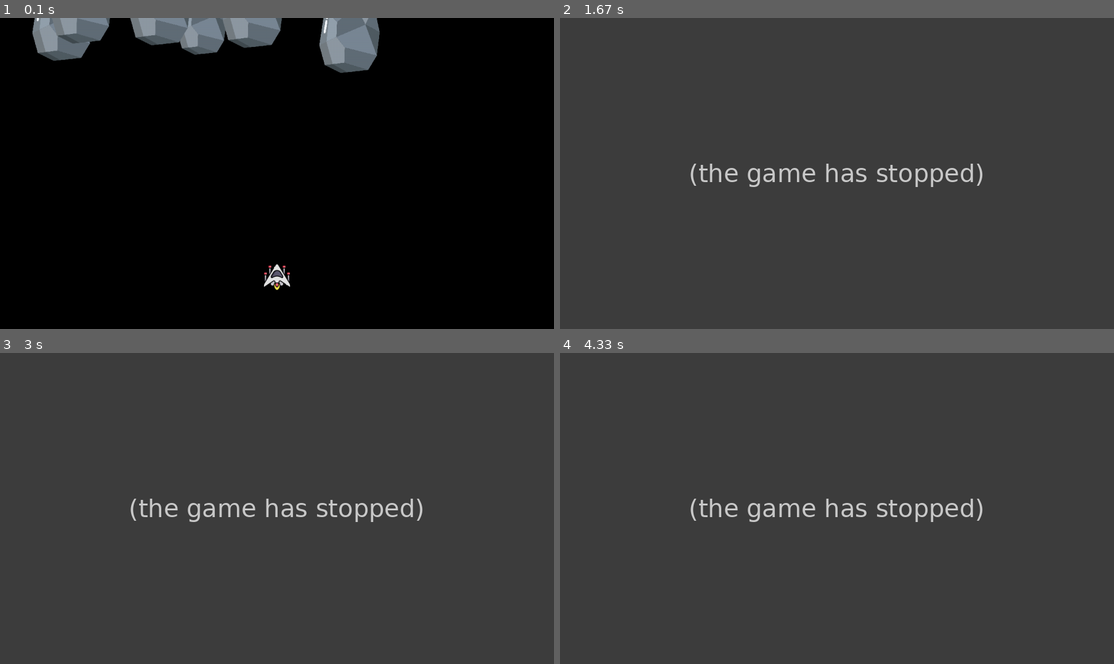
Above: before the commit, frames 1-4 (two rows, left to right).
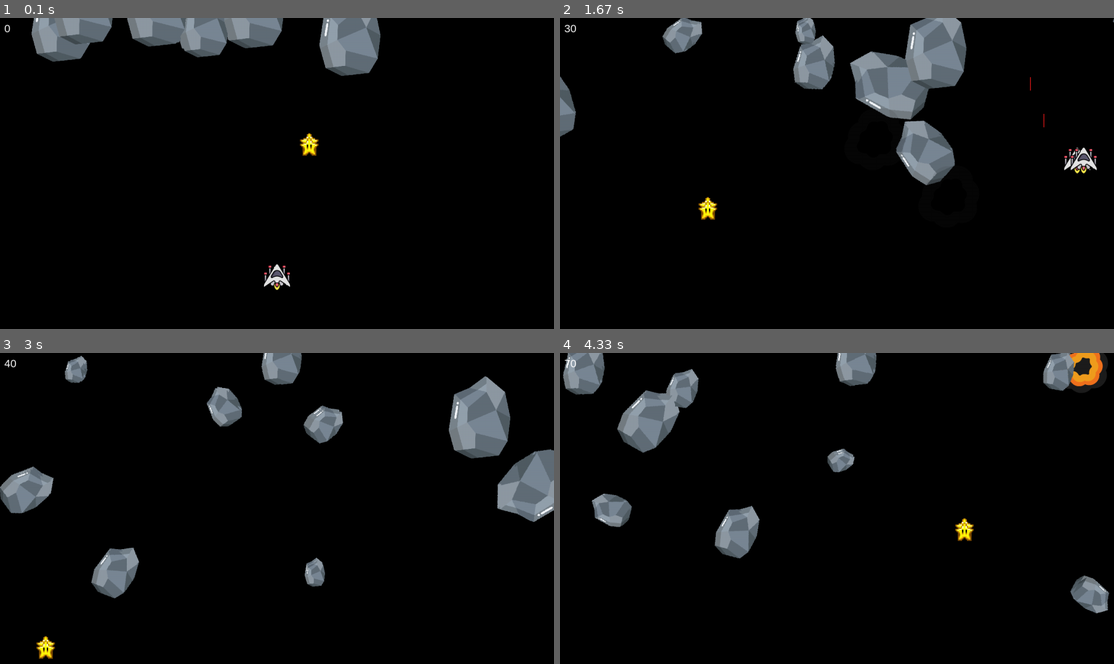
Above: after the commit, the same moments.

Repository: Etrabalance/pygame
Game: pygame game, started from moon/37.py
Two runs of this game, one before a commit and one after it. Both use one fixed random seed, a clock stepped at 60 frames per second and the inputs below.
Inputs:
- Up to frame 1 (0.1 s): no input
- Up to frame 2 (1.67 s): tap Space at 0.33, 0.73, 1.03, 1.23, 1.57 s; hold D 0.67-1.13 s; hold W 1.17-1.47 s; hold D from 1.5 s (still down)
- Up to frame 3 (3 s): tap Space at 1.87, 2.63, 2.97 s; release D at 1.97 s; hold S 2.57-2.87 s; hold A from 2.9 s (still down)
- Up to frame 4 (4.33 s): tap Space at 3.27, 3.4, 3.8, 4.1 s; release A at 3.3 s; hold W 3.33-3.7 s; hold D from 3.73 s (still down)

The runs differ from the first frame. In frame 1, 1.3% of the frame differs, in the area x 0-69%, y 0-81%; in frame 2, 100%; in frame 3, 100%; in frame 4, 100%, in the area x 0-100%, y 0-100%.
Before the commit the program exited at 1.2 s; later frames show no game.

Commit message:
Add files via upload
s c sdfghzdyujh [dthoyh

Diff:
--- a/moon/37.py
+++ b/moon/37.py
@@ -1,11 +1,22 @@
-from typing import Any
 import pygame, random
 
 
-image_rock = pygame.image.load('C:\\Users\\St2\\Desktop\\Данияр\\stone.png')
+
+
+image_rock = pygame.image.load('moon/stone.png')
 sizes = [[64, 64], [96, 96], [128, 128], [160, 160], [198, 198]]
 rocks = []
-image_laser = pygame.image.load('C:\\Users\\St2\\Desktop\\Данияр\\laser.png')
+image_laser = pygame.image.load('moon/laser.png')
+image_exp = (pygame.image.load('moon/Explosion/regularExplosion00.png'),
+              pygame.image.load('moon/Explosion/regularExplosion01.png'),
+              pygame.image.load('moon/Explosion/regularExplosion02.png'),
+              pygame.image.load('moon/Explosion/regularExplosion03.png'),
+              pygame.image.load('moon/Explosion/regularExplosion04.png'),
+              pygame.image.load('moon/Explosion/regularExplosion05.png'),
+              pygame.image.load('moon/Explosion/regularExplosion06.png'),
+              pygame.image.load('moon/Explosion/regularExplosion07.png'),
+              pygame.image.load('moon/Explosion/regularExplosion08.png'))
+image_star = pygame.image.load('moon/star.png')
 
 for size in sizes:
     rocks.append(pygame.transform.scale(image_rock, size))
@@ -14,16 +25,18 @@
 ekran = pygame.display.set_mode(RES)
 clock = pygame.time.Clock()
 FPS = 60
+
+
 
 running = True
 WHITE = (255, 255, 255)
 RED = (255, 0, 0)
 BLACK = (0, 0, 0)
-
+RECORD = 0
 class Player(pygame.sprite.Sprite,):
     def __init__(self, pose):
         pygame.sprite.Sprite.__init__(self)
-        self.image = pygame.image.load('C:\\Users\\St2\\Desktop\\Данияр\\spaceship.png')
+        self.image = pygame.image.load('moon/spaceship.png')
         self.rect = self.image.get_rect()
         self.speed = 15
         self.shoot_delay = 100
@@ -83,6 +96,22 @@
             coords = coords[0], coords[1] + self.dy
         self.rect.center = coords
 
+class power_up(pygame.sprite.Sprite):
+    def __init__(self):
+        super().__init__()
+        self.image = image_star
+        self.image = pygame.transform.scale(self.image, (50, 50))
+        self.rect = self.image.get_rect()
+        self.rect.center = (random.randint(50, 1230), random.randint(50, 1230))
+        self.speed = 10
+
+    def update(self):
+        self.rect.y += self.speed
+        if self.rect.y >= 720:
+            self.kill()
+        if pygame.sprite.spritecollide(p, Power_up, True,):
+            self.kill()
+
 
 class Rock(pygame.sprite.Sprite):
     def __init__(self):
@@ -130,40 +159,85 @@
         self.rotate()
 
 
-
-r = Rock()
+class Explosion(pygame.sprite.Sprite):
+    def __init__(self, coords):
+        super().__init__()
+        self.stage = 0
+        self.image = image_exp[self.stage]
+        self.rect = self.image.get_rect()
+        self.rect.center = coords
+        self.delay = 75
+        self.last_stage = pygame.time.get_ticks()
+
+    def update(self):
+        now = pygame.time.get_ticks()
+        if now - self.last_stage >= self.delay:
+            if self.stage == 8:
+                self.kill()
+            else:
+                self.stage += 1
+                self.last_stage = now
+                self.image = image_exp[self.stage]
+
+
 p = Player((640, 600))
 player = pygame.sprite.Group()
 all_sprites = pygame.sprite.Group()
-all_sprites.add(p, r)
+all_sprites.add(p)
 player.add(p)
 bullets = pygame.sprite.Group()
 shootables = pygame.sprite.Group()
-shootables.add(r)
+Power_up = pygame.sprite.Group()
+
 
 def spawn():
     for i in range(10 - len(shootables)):
         t = Rock()
         all_sprites.add(t)
         shootables.add(t)
-spawn
+spawn()
+
+def spawn_up():
+    for i in range(1 - len(Power_up)):
+        w = power_up()
+        Power_up.add(w)
+        all_sprites.add(w)
+        if pygame.sprite.groupcollide(player, Power_up, True, True):
+            break
 
 
 pygame.init()
+font = pygame.font.SysFont('ARIAL', 25)
 while running:
     for event in pygame.event.get():
         if event.type == pygame.QUIT:
             running = False
-
+    spawn_up()
     spawn()
     ekran.fill(BLACK)
     all_sprites.draw(ekran)
     all_sprites.update()
-    hit_player = pygame.sprite.spritecollide(p, shootables, False, pygame.sprite.collide_circle)
-    if hit_player:
+    player_hit = pygame.sprite.spritecollide(p, shootables, False, pygame.sprite.collide_circle)
+    if player_hit:
         running = False
+
+
+    hit = pygame.sprite.groupcollide(shootables, bullets, True, True)
+    for i in hit:
+        t = Explosion(i.rect.center)
+        all_sprites.add(t)
+        RECORD += 10
+
+    caption = font.render(str(RECORD),True, 'WHITE')
+
+    all_sprites.draw(ekran)
+    ekran.blit(caption, (10, 10))
 
     pygame.display.flip()
     clock.tick(FPS)
+    pygame.display.update()
+    pygame.display.flip()
+
+
 
 pygame.quit()
Binary file added: moon/Explosion/regularExplosion00.png
Binary file added: moon/Explosion/regularExplosion01.png
Binary file added: moon/Explosion/regularExplosion02.png
Binary file added: moon/Explosion/regularExplosion03.png
Binary file added: moon/Explosion/regularExplosion04.png
Binary file added: moon/Explosion/regularExplosion05.png
Binary file added: moon/Explosion/regularExplosion06.png
Binary file added: moon/Explosion/regularExplosion07.png
Binary file added: moon/Explosion/regularExplosion08.png
Binary file added: moon/Mega_laser.png
Binary file added: moon/star.png
